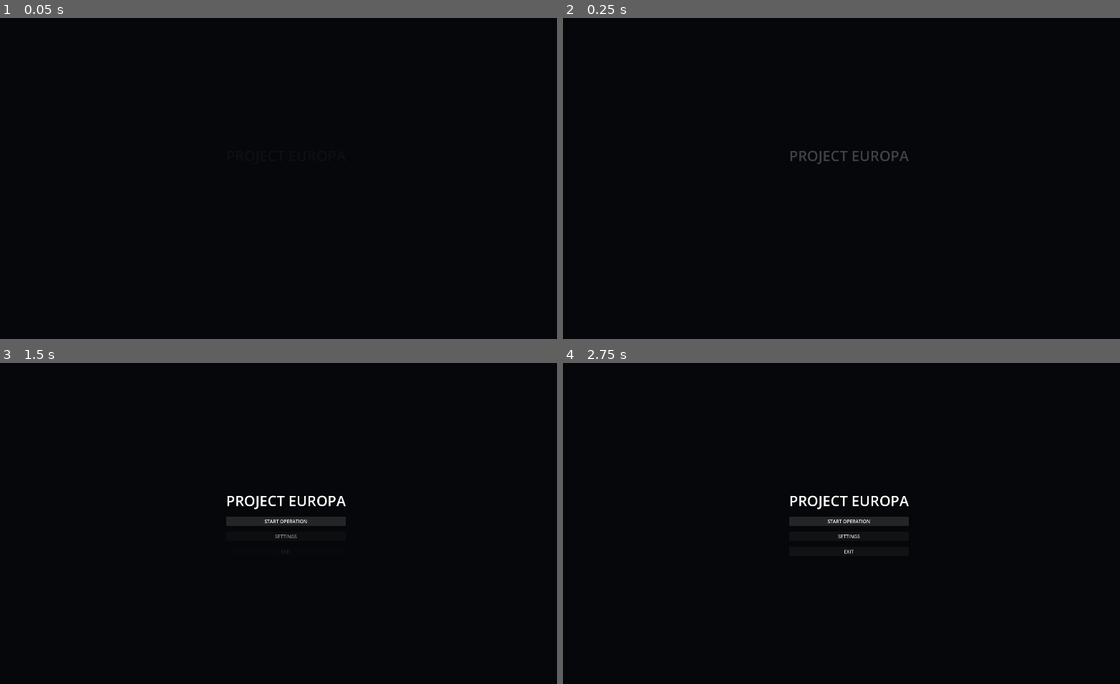
Above: before the commit, frames 1-4 (two rows, left to right).
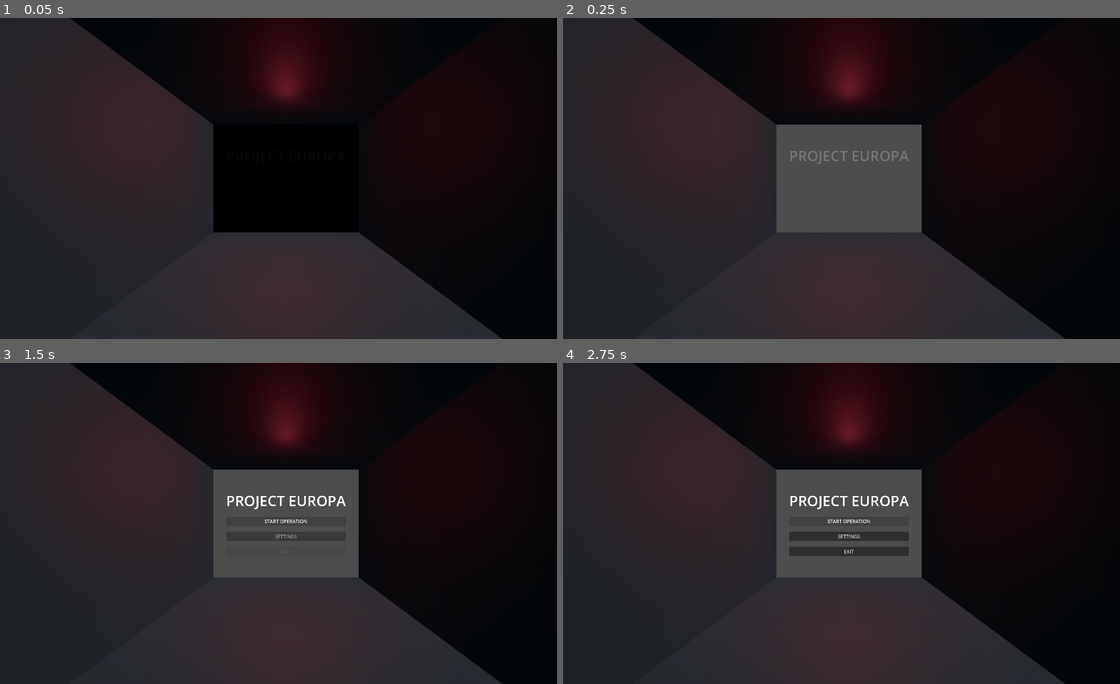
Above: after the commit, the same moments.

Repository: fedemuntaabski/PROJECT-EUROPA---BREACH-SALVAGE
Game: Godot game, scene res://scenes/ui/MainMenu.tscn
The game is run twice, just before and just after one commit, with the same random seed, the same clock (stepped at 60 frames per second) and the same inputs.
Inputs:
- Up to frame 1 (0.05 s): no input
- Up to frame 2 (0.25 s): no input
- Up to frame 3 (1.5 s): click "START OPERATION" at 1.25 s
- Up to frame 4 (2.75 s): click "START OPERATION" at 2 s

The runs differ from the first frame. In frame 1, 51% of the frame differs, in the area x 0-91%, y 0-100%; in frame 2, 61%; in frame 3, 59%; in frame 4, 59%.

Commit message:
escena 3d integrada a mainmenu

Diff:
--- /dev/null
+++ b/materials/industrial_wall.tres
@@ -0,0 +1,6 @@
+[gd_resource type="StandardMaterial3D" format=3 uid="uid://cofi2xd1susru"]
+
+[resource]
+albedo_color = Color(0.16470589, 0.18431373, 0.21176471, 1)
+metallic = 0.3
+roughness = 0.7
--- a/scenes/ui/MainMenu.tscn
+++ b/scenes/ui/MainMenu.tscn
@@ -5,6 +5,7 @@
 [ext_resource type="AudioStream" uid="uid://bl5nqqrjyw05h" path="res://assets/audio/ambient/drone.mp3" id="3_xpiny"]
 [ext_resource type="AudioStream" uid="uid://clctdvsfok5kn" path="res://assets/audio/ambient/ambiente.mp3" id="4_bhu4a"]
 [ext_resource type="AudioStream" uid="uid://6w8msf8k4ccd" path="res://assets/audio/ambient/underwater.mp3" id="5_e2per"]
+[ext_resource type="PackedScene" uid="uid://wjkb48fiobht" path="res://scenes/ui/MainMenuBackground.tscn" id="6_bhu4a"]
 
 [sub_resource type="Animation" id="Animation_bhu4a"]
 length = 0.001
@@ -126,6 +127,7 @@
 script = ExtResource("1_vjtqc")
 
 [node name="Background" type="ColorRect" parent="." unique_id=705924382]
+visible = false
 layout_mode = 1
 anchors_preset = 15
 anchor_right = 1.0
@@ -133,6 +135,19 @@
 grow_horizontal = 2
 grow_vertical = 2
 color = Color(0.019607844, 0.02745098, 0.039215688, 1)
+
+[node name="SubViewportContainer" type="SubViewportContainer" parent="." unique_id=2034520581]
+layout_mode = 1
+anchors_preset = 15
+anchor_right = 1.0
+anchor_bottom = 1.0
+grow_horizontal = 2
+grow_vertical = 2
+
+[node name="SubViewport" type="SubViewport" parent="SubViewportContainer" unique_id=867589383]
+size = Vector2i(1920, 1920)
+
+[node name="MainMenuBackground" parent="SubViewportContainer/SubViewport" unique_id=1132095367 instance=ExtResource("6_bhu4a")]
 
 [node name="MenuContainer" type="CenterContainer" parent="." unique_id=2039308813]
 layout_mode = 1
--- /dev/null
+++ b/scenes/ui/MainMenuBackground.tscn
@@ -0,0 +1,52 @@
+[gd_scene format=3 uid="uid://wjkb48fiobht"]
+
+[ext_resource type="Script" path="res://scripts/mainmenucamara.gd" id="1_rllsr"]
+[ext_resource type="Material" uid="uid://cofi2xd1susru" path="res://materials/industrial_wall.tres" id="1_uhcxx"]
+[ext_resource type="Script" uid="uid://cqkf2qjckptx1" path="res://scripts/core/alarm_light.gd" id="2_el81p"]
+
+[sub_resource type="BoxMesh" id="BoxMesh_n5ba0"]
+material = ExtResource("1_uhcxx")
+
+[sub_resource type="Environment" id="Environment_uhcxx"]
+fog_enabled = true
+fog_light_color = Color(0.101960786, 0.14901961, 0.1882353, 1)
+fog_density = 0.008
+fog_sky_affect = 0.0
+
+[node name="MainMenuBackground" type="Node3D" unique_id=1132095367]
+
+[node name="Camera3D" type="Camera3D" parent="." unique_id=1484027153]
+transform = Transform3D(1, 0, 0, 0, 1, 0, 0, 0, 1, 0, 1.5, 5)
+current = true
+script = ExtResource("1_rllsr")
+
+[node name="DirectionalLight3D" type="DirectionalLight3D" parent="." unique_id=663236249]
+transform = Transform3D(0.70710677, -0.49999997, 0.49999997, 0, 0.70710677, 0.70710677, -0.70710677, -0.49999997, 0.49999997, 0, 0, 0)
+
+[node name="Piso" type="MeshInstance3D" parent="." unique_id=340070707]
+transform = Transform3D(4, 0, 0, 0, 0.1, 0, 0, 0, 10, 0, 0, 0)
+material_override = ExtResource("1_uhcxx")
+mesh = SubResource("BoxMesh_n5ba0")
+
+[node name="ParedIzquierda" type="MeshInstance3D" parent="." unique_id=1689354383]
+transform = Transform3D(0.1, 0, 0, 0, 3, 0, 0, 0, 10, -2, 1.5, 0)
+mesh = SubResource("BoxMesh_n5ba0")
+
+[node name="ParedDerecha" type="MeshInstance3D" parent="." unique_id=1959818676]
+transform = Transform3D(0.1, 0, 0, 0, 3, 0, 0, 0, 10, 2, 1.5, 0)
+mesh = SubResource("BoxMesh_n5ba0")
+
+[node name="Techo" type="MeshInstance3D" parent="." unique_id=10432197]
+transform = Transform3D(4, 0, 0, 0, 0.1, 0, 0, 0, 10, 0, 3, 0)
+mesh = SubResource("BoxMesh_n5ba0")
+
+[node name="WorldEnvironment" type="WorldEnvironment" parent="." unique_id=1097040683]
+environment = SubResource("Environment_uhcxx")
+
+[node name="AlarmLight" type="OmniLight3D" parent="." unique_id=1900498603]
+transform = Transform3D(1, 0, 0, 0, 1, 0, 0, 0, 1, 0, 2.5, -2)
+light_color = Color(0.54509807, 0.11764706, 0.16470589, 1)
+light_energy = 1.5
+shadow_enabled = true
+omni_range = 6.0
+script = ExtResource("2_el81p")
--- /dev/null
+++ b/scripts/core/alarm_light.gd
@@ -0,0 +1,10 @@
+extends OmniLight3D
+
+var time := 0.0
+var base_energy := 1.5
+
+func _process(delta):
+	time += delta
+
+	var flicker = sin(time * 8.0) * 0.15
+	light_energy = base_energy + flicker
--- /dev/null
+++ b/scripts/core/mainmenucamara.gd
@@ -0,0 +1,13 @@
+extends Camera3D
+
+var time := 0.0
+var base_position : Vector3
+
+func _ready():
+	base_position = position
+
+func _process(delta):
+	time += delta
+
+	position.y = base_position.y + sin(time * 0.5) * 0.05
+	rotation.z = sin(time * 0.3) * 0.01
Not shown, added: scripts/core/alarm_light.gd.uid
Not shown, added: scripts/core/mainmenucamara.gd.uid
